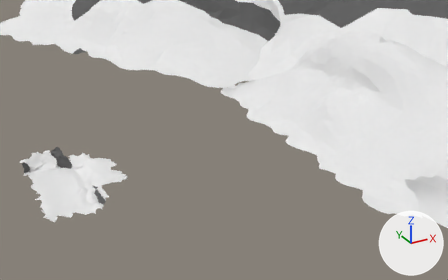
Two versions of the Blender file Fire Place/Assets/Models/Scenery/scenery-lv1.blend, one commit apart.
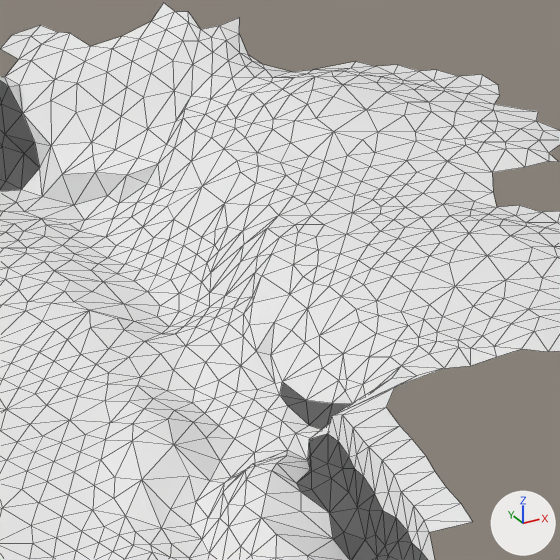
Each version is shown from a 50 mm camera at (-96.8, -486.4, 242.7) aimed at (132.6, -69.3, 34.1), then close up on the part from 15% to 26% of the width and 54% to 71% of the height. Arrows for +X, +Y and +Z are at lower right; the lights stay in place. The close-ups show mesh edges as thin lines. Objects named as collision shapes, trigger or cutter boxes, shadow casters or lower levels of detail are left out.

Before the edit, the objects in view are built like this:
```python
me_plane = bpy.data.meshes.new('Plane')
me_plane.from_pydata(...)  # 1734 vertices, 3244 faces; spans x -21.3..55.0, y -77.1..40.1, z -0.7..17.2
# faces by material slot: [3016, 228]
me_plane.materials.append(mat_snow)  # white #e7e7e7
me_plane.materials.append(mat_rock)  # dark grey #646464
# before: 1070 (25.3, -49.7, 4.4) at pixel (310, 455), 1072 (25.8, -47.6, 4.5) at pixel (309, 439), 1363 (30.6, -41.5, 5.1) at pixel (346, 379), 1430 (31.0, -44.0, 5.8) at pixel (362, 384), 1501 (30.3, -46.6, 6.1)
ob_scenery = bpy.data.objects.new('Scenery', me_plane)
ob_scenery.location = (0.0, 0.0, 0.0)
```
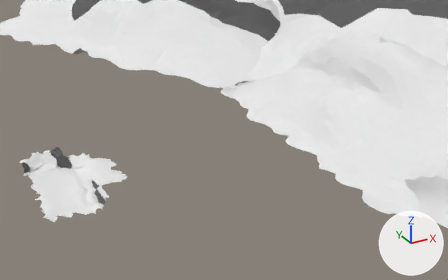
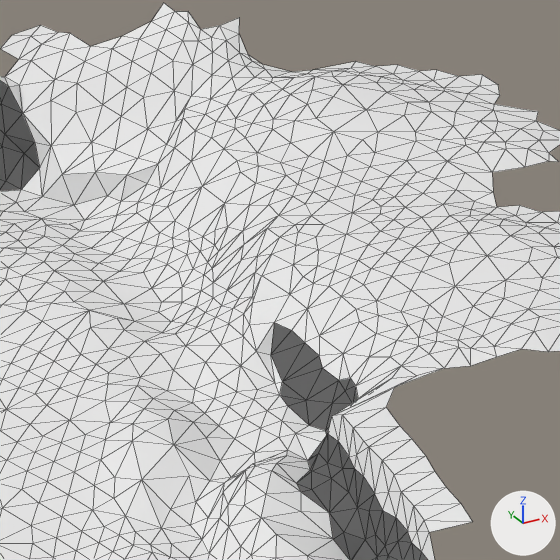
Edits to the bpy script that builds the scene:
```text
Change me_plane:
    used by ob_scenery; location = (0.0, 0.0, 0.0)
    verts and faces of me_plane; kept vertices keep their numbers, new ones are numbered from 1734
    remove me_plane.from_pydata(...)  # 1734 vertices, 3244 faces; spans x -21.3..55.0, y -77.1..40.1, z -0.7..17.2
    add me_plane.from_pydata(...)  # 1735 vertices, 3244 faces; spans x -21.3..55.0, y -77.1..40.1, z -0.7..17.2
    me_plane part 1
    3 vertices in x 23.0..28.2, y -15.9..-11.3, z 1.7..3.3 move by (0.3, 0.2, 0.1)
    46 vertices move from x 22.3..29.4, y -24.2..-0.1, z 1.1..5.6 to x 22.3..29.5, y -24.0..0.0, z 1.3..5.6
    1 vertex is added at (14.6, -26.0, 8.0)
    me_plane part 2
    add verts[1070] = (25.8, -49.7, 4.4)  # moved, pixel (318, 453)
    add verts[1072] = (27.1, -47.6, 4.5)  # moved, pixel (326, 435)
    add verts[1363] = (30.6, -42.4, 5.6)  # moved, pixel (350, 377)
    add verts[1430] = (30.4, -44.0, 5.8)  # moved, pixel (355, 385)
    add verts[1501] = (29.8, -46.6, 6.1)  # moved, pixel (358, 398)
    me_plane part 3: 17 faces spanning x 26.4..30.6, y -50.1..-30.0, z 2.7..6.8 switch from mat_snow (white #e7e7e7) to mat_rock (dark grey #646464)
```

Changed parts and their boxes [x1, y1, x2, y2] in the close-ups (560 x 560 px; the box of a moved part takes in the faces that stretch with it):
part 1 of me_plane, moved or reshaped: [63, 175, 267, 341] in both
part 2 of me_plane, moved or reshaped: [308, 354, 401, 471] in both
part 3 of me_plane, recoloured (white to grey): [271, 322, 352, 404] in both
